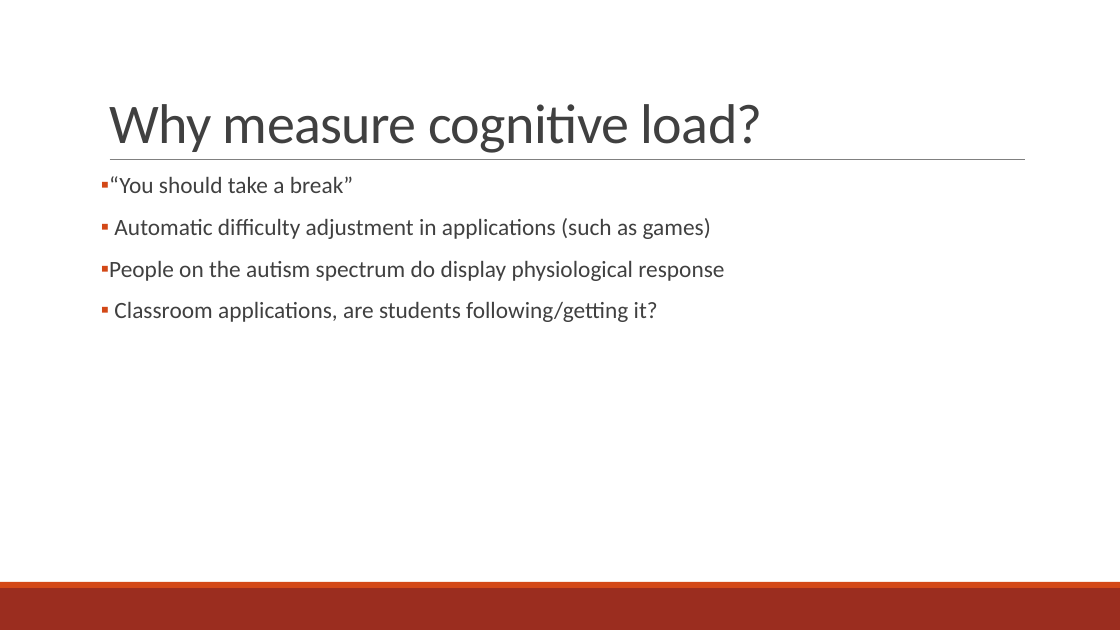
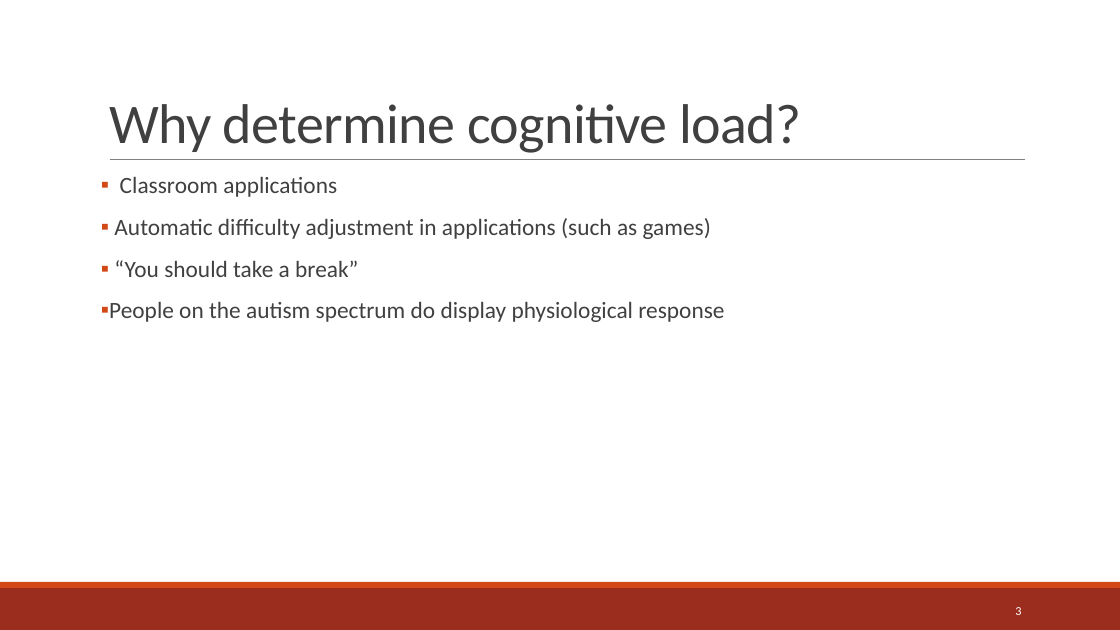
Before and after one commit to Rahazan/AI-BSc-Thesis, a slide deck: slide 3 of presentation/GSR Presentation.pptx (slide 8 before the commit). Drawn at 1120x630 pixels with LibreOffice and Linux fonts; fonts in the diff are those of the drawing. Boxes give left, top, right and bottom in pixels: in the first picture for what was removed or moved away, otherwise in the second. Text is boxed around its words. In the diff, an @@ line names an element or a change of style, - is before the commit and + after.

```diff
--- a/presentation/GSR Presentation.pptx
+++ b/presentation/GSR Presentation.pptx
@@ title at bbox=[109, 104, 801, 153]: text changed @@
-Why measure cognitive load?
+Why determine cognitive load?
@@ text at bbox=[114, 177, 711, 239]: paragraphs added @@
+▪ Classroom applications
+▪ Automatic difficulty adjustment in applications (such as games)
@@ text at bbox=[114, 302, 658, 322]: paragraph removed @@
-▪ Classroom applications, are students following/getting it?
@@ page number added at bbox=[1015, 607, 1021, 615], 10.5 pt, text #FFFFFF @@
+3
```
Also in this commit, not shown: 32 other slides changed, 3 slides added, 1 other file.
